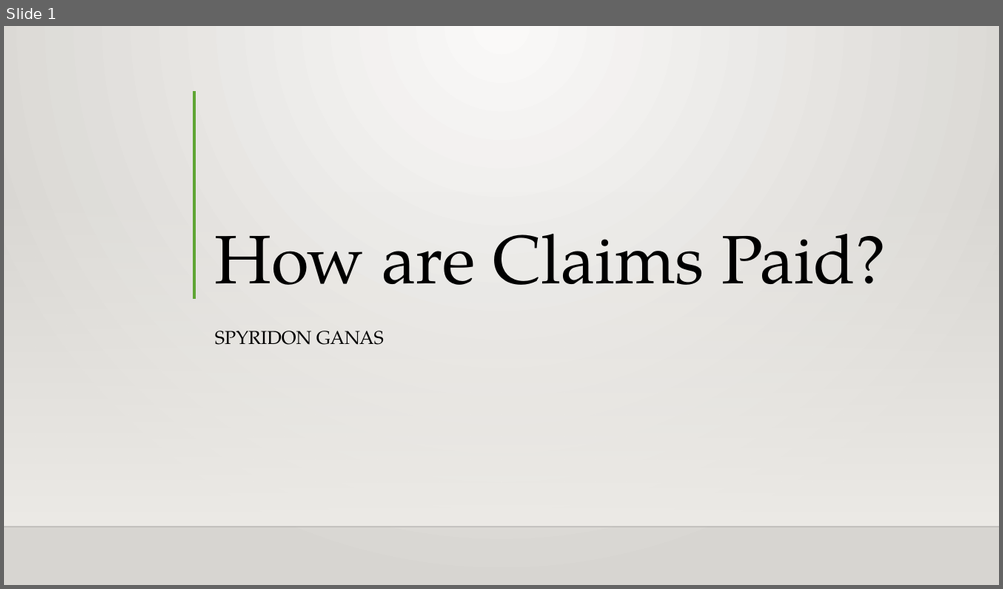
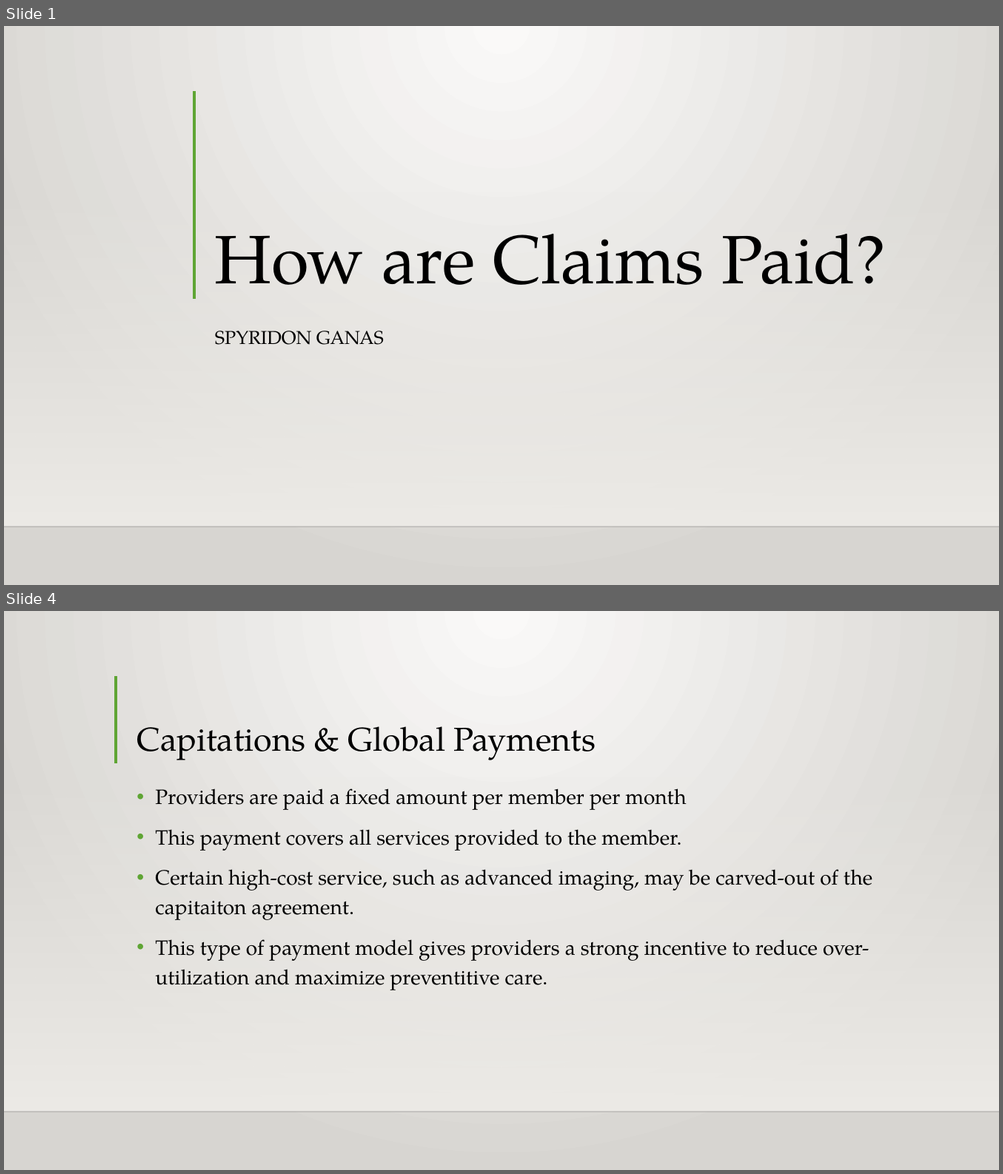
Before and after one commit to Intro-to-APCD/Intro-to-APCD.github.io, a slide deck: PowerPoints/Phase 3 - Claims Terminology/010 How are Claims Paid.pptx. Shown one above the other, each under a label of ours: slide 1 before the commit, slides 1 and 4 after it; the slides between them are not shown. The pictures are 1003x589 and 1003x1174 pixels, drawn with LibreOffice and Linux fonts; fonts in the diff are those of the drawing; background and template pictures are left out. Boxes give left, top, right and bottom in pixels: in the first picture for what was removed or moved away, otherwise in the second. Text is boxed around its words. In the diff, an @@ line names an element or a change of style, - is before the commit and + after.

Commit message:
finished the how claims are paid slides

```diff
--- a/PowerPoints/Phase 3 - Claims Terminology/010 How are Claims Paid.pptx
+++ b/PowerPoints/Phase 3 - Claims Terminology/010 How are Claims Paid.pptx
@@ slide 4 added at (4, 611, 999, 1170), background gradient #FAFAF9 to #D7D5D2; not listed: 2 template elements that a slide beside it also shows @@
@@ line added from (116, 676) to (116, 763), #5FA534 3 pt @@
@@ title added at (136, 726, 596, 760), 32 pt, text #000000 @@
+Capitations & Global Payments
@@ text added at (155, 789, 872, 991), 20 pt, text #000000 @@
+• Providers are paid a fixed amount per member per month
+• This payment covers all services provided to the member.
+• Certain high-cost service, such as advanced imaging, may be carved-out of the capitaiton agreement.
+• This type of payment model gives providers a strong incentive to reduce over-utilization and maximize preventitive care.
```
Also in this commit, not shown: 2 slides changed, 8 other slides added, 9 slides removed.
